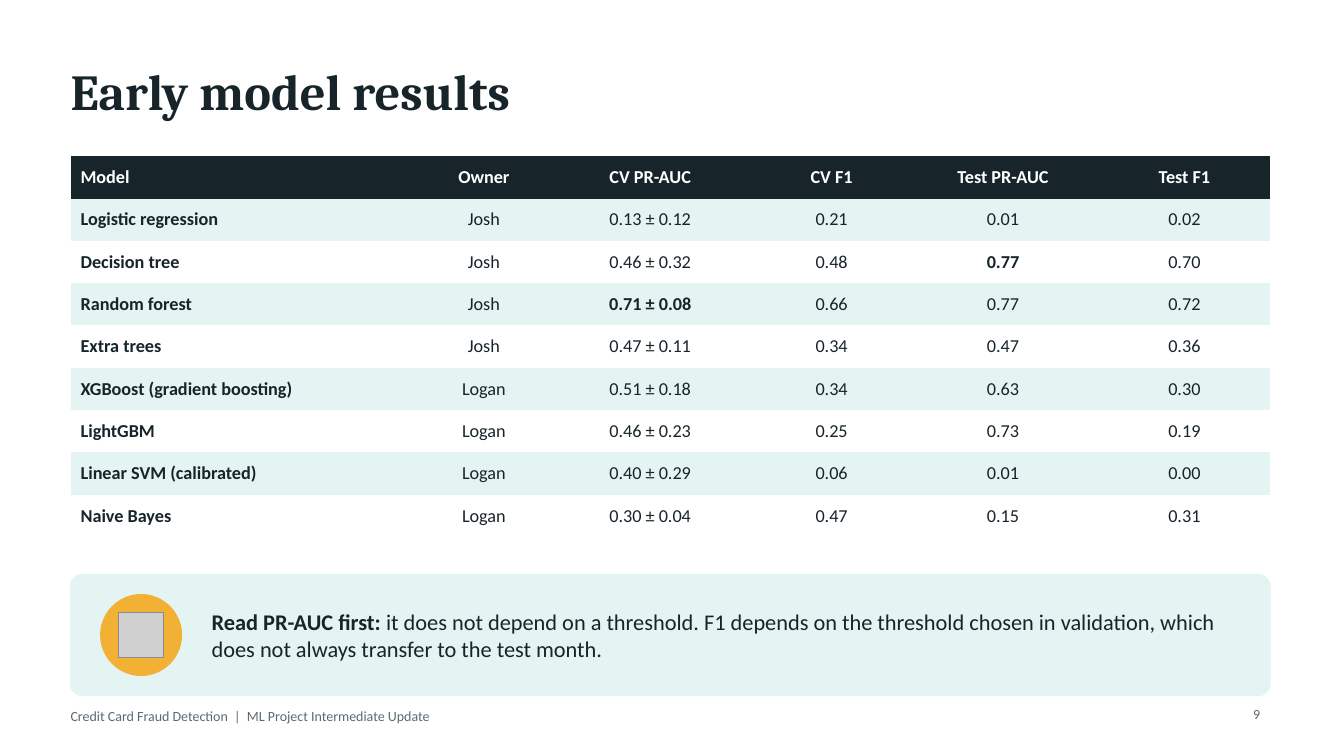
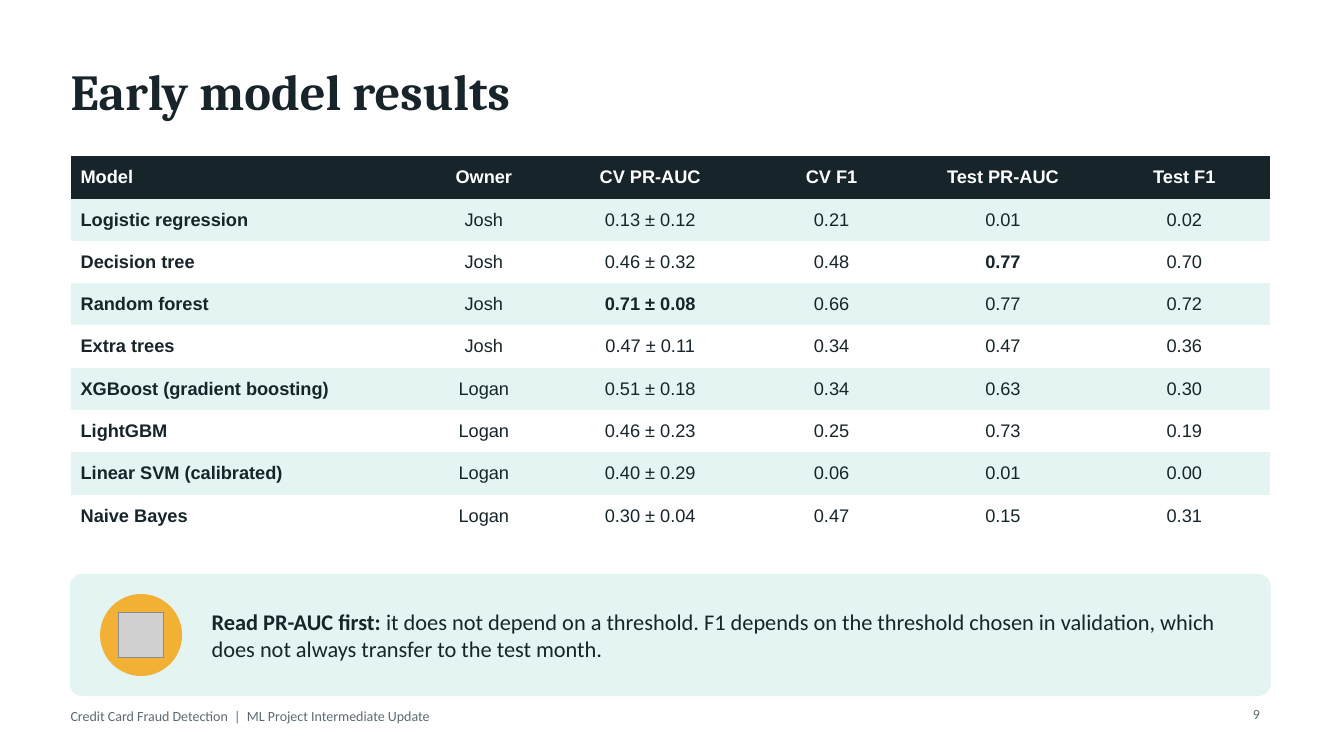
Before and after one commit to joshmfrancis/FraudLens, a slide deck: slide 9 of Presentations/Intermediate Presentation/Intermediate Presentation.pptx. Drawn at 1344x756 pixels with LibreOffice and Linux fonts; fonts in the diff are those of the drawing; grey boxes stand for pictures. Boxes give left, top, right and bottom in pixels: in the first picture for what was removed or moved away, otherwise in the second. Text is boxed around its words. In the diff, an @@ line names an element or a change of style, - is before the commit and + after.

Commit message:
updated presentation

```diff
--- a/Presentations/Intermediate Presentation/Intermediate Presentation.pptx
+++ b/Presentations/Intermediate Presentation/Intermediate Presentation.pptx
@@ table at (71, 156, 1270, 530) @@
@@ font Calibri to Arial @@
```
Also in this commit, not shown: 4 other slides changed.
